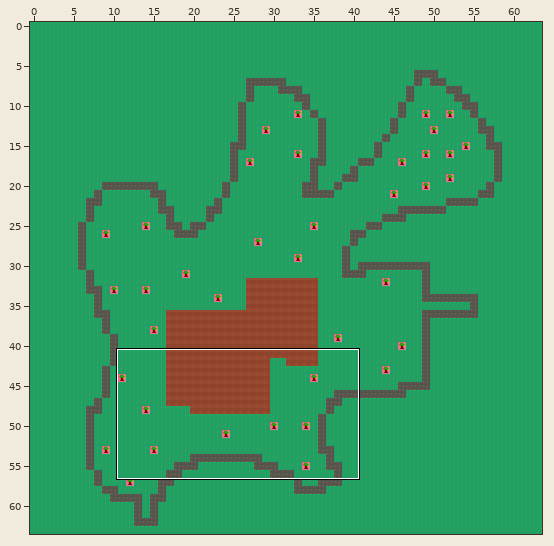
Level history. Tiled map: assets/tiled/mapFarm4.tmx. The picture above shows the old version from afar; the outline marks the close-up.
Close-up. Before:
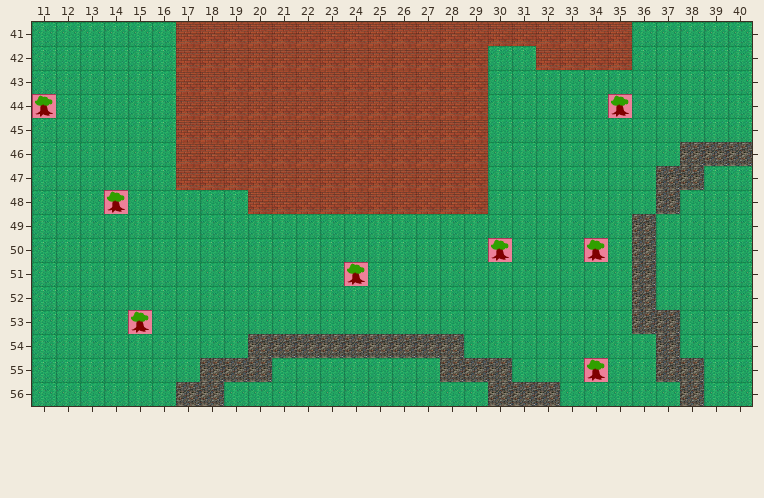
Cells are 64x64 px. Shown: x 11..40, y 41..56. The commit also changed other parts of the map, which this record leaves out.
After:
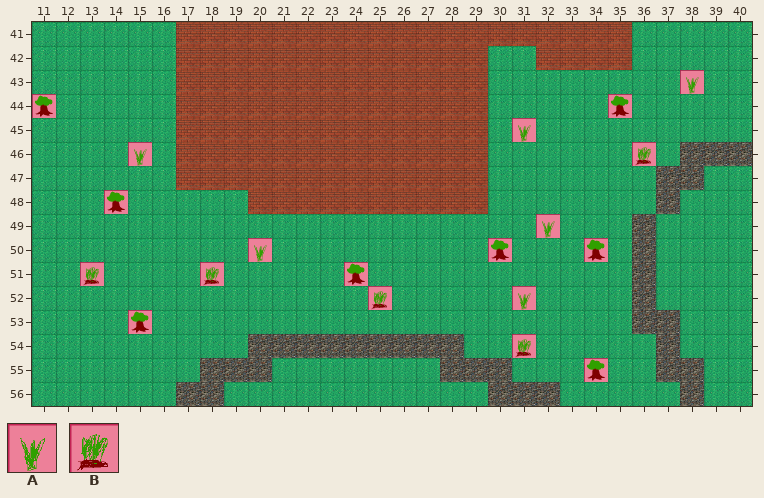
Key: from "tileset": A 18, B 26.
_ is an empty cell, . an unchanged one.
From old to new:
--- layer "walls"
@@ x 38..38 @@
-43 _
+43 A
@@ x 15..36 @@
-45 ................_.....
-46 _...................._
+45 ................A.....
+46 A....................B
@@ x 13..32 @@
-49 ..................._
-50 ......._............
-51 _...._..............
-52 ............_....._.
+49 ...................A
+50 .......A............
+51 B....B..............
+52 ............B.....A.
@@ x 31..31 @@
-54 _
+54 B
